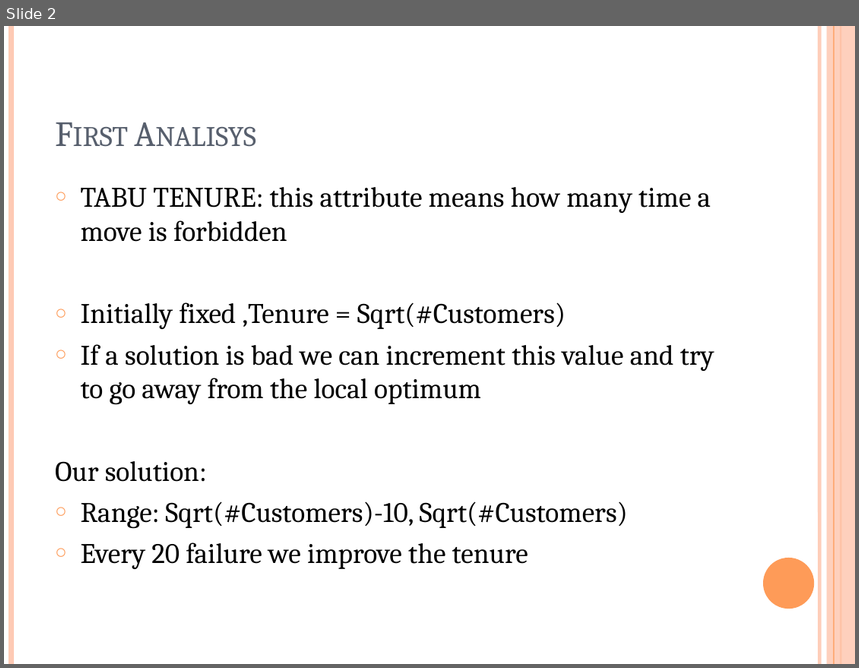
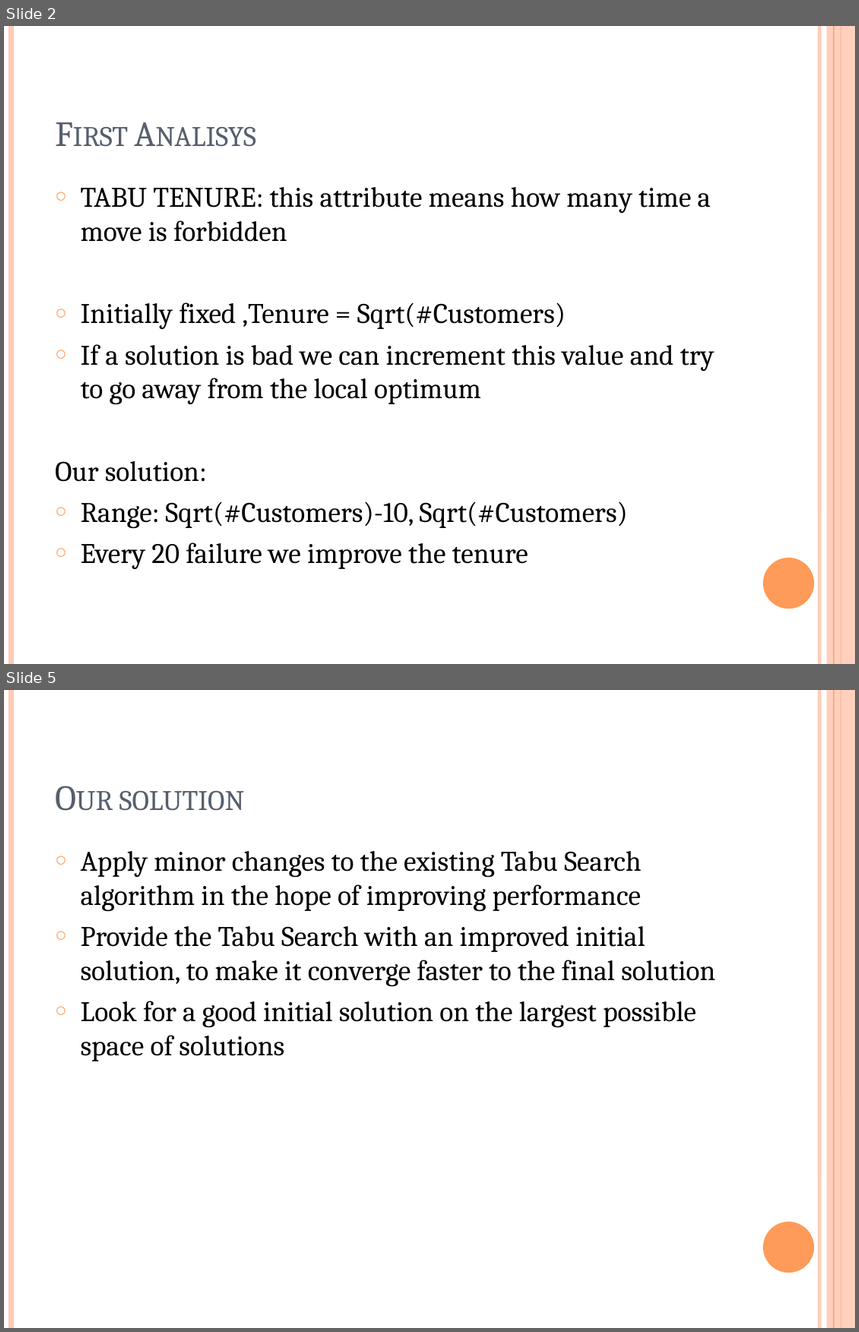
Before and after one commit to matteougolotti/OMA-Assignment, a slide deck: Documenti/OMA ASSIGNMENT 2014.pptx. Shown one above the other, each under a label of ours: slide 2 before the commit, slides 2 and 5 after it; the slides between them are not shown. The pictures are 859x668 and 859x1332 pixels, drawn with LibreOffice and Linux fonts; fonts in the diff are those of the drawing. Boxes give left, top, right and bottom in pixels: in the first picture for what was removed or moved away, otherwise in the second. Text is boxed around its words. In the diff, an @@ line names an element or a change of style, - is before the commit and + after.

```diff
--- a/Documenti/OMA ASSIGNMENT 2014.pptx
+++ b/Documenti/OMA ASSIGNMENT 2014.pptx
@@ slide 5 added at box(4, 690, 855, 1328), background #FFFFFF; not listed: 6 template elements that a slide beside it also shows @@
@@ title added at box(120, 791, 245, 811), 30 pt, text #575F6D, small capitals @@
+Our solution
@@ text added at box(81, 851, 715, 1062), 24 pt, text #000000 @@
+○ Apply minor changes to the existing Tabu Search algorithm in the hope of improving performance
+○ Provide the Tabu Search with an improved initial solution, to make it converge faster to the final solution
+○ Look for a good initial solution on the largest possible space of solutions
```
Also in this commit, not shown: 1 slide changed, 4 other slides added, 1 slide removed.
